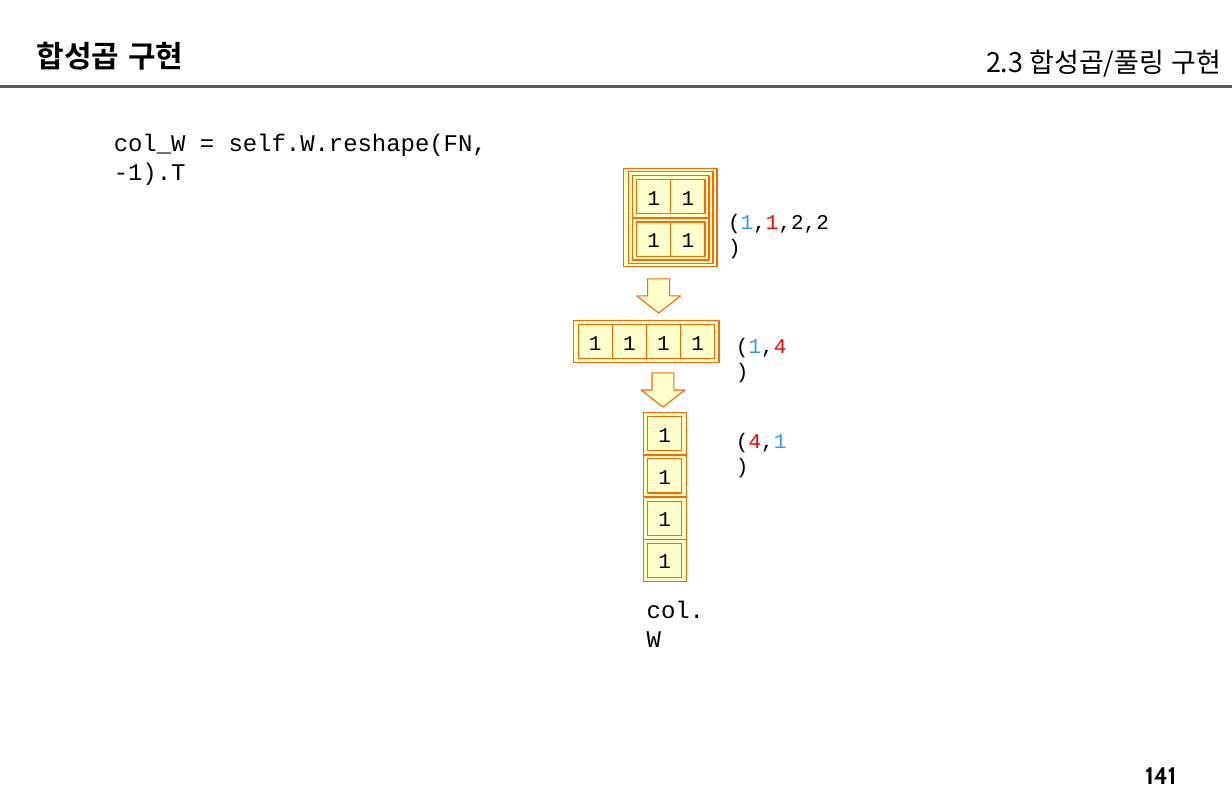
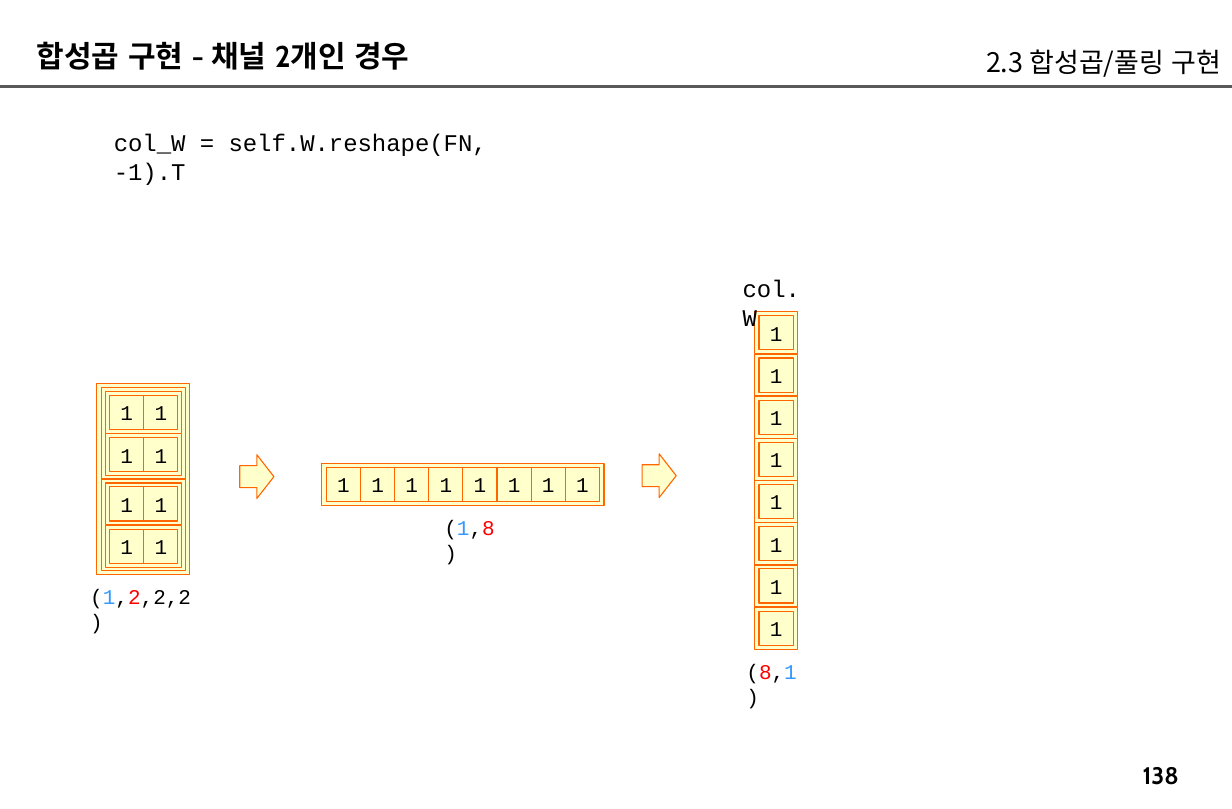
Before and after one commit to imguru-mooc/AI_CNN, a slide deck: slide 138 of CNN_판서.pptx (slide 141 before the commit). Drawn at 1232x809 pixels with LibreOffice and Linux fonts; fonts in the diff are those of the drawing. Boxes give left, top, right and bottom in pixels: in the first picture for what was removed or moved away, otherwise in the second. Text is boxed around its words. In the diff, an @@ line names an element or a change of style, - is before the commit and + after.

```diff
--- a/CNN_판서.pptx
+++ b/CNN_판서.pptx
@@ text at [37, 41, 409, 70]: text changed @@
-합성곱 구현
+합성곱 구현 - 채널 2개인 경우
@@ text "col.W" rewrapped from [647, 601, 704, 647] to [743, 279, 800, 333] @@
@@ rectangle: place and size @@
-rectangle at [624, 168, 716, 266]
+rectangle at [97, 384, 190, 575]
@@ rectangle "1": place and size @@
-rectangle "1" at [671, 180, 706, 215]
+rectangle "1" at [143, 396, 178, 430]
@@ 8 rectangles: place and size @@
-8 rectangles at [643, 413, 686, 581]
+8 rectangles at [754, 312, 797, 481]
@@ 5 rectangles: place and size @@
-5 rectangles at [628, 172, 713, 263]
+5 rectangles at [101, 387, 187, 479]
@@ rectangle "1": place and size @@
-rectangle "1" at [671, 222, 706, 257]
+rectangle "1" at [143, 438, 178, 473]
@@ rectangle added at [101, 479, 187, 571], fill #FFFFCC, outline #FF6600 0.75 pt @@
@@ down arrow at [240, 455, 275, 499]: rotation 0 to 270 degrees @@
@@ rectangle: place and size @@
-rectangle at [574, 320, 720, 362]
+rectangle at [321, 464, 603, 506]
@@ 3 rectangles: place and size @@
-3 rectangles at [578, 325, 681, 359]
+3 rectangles at [327, 467, 429, 502]
@@ rectangle "1": place and size @@
-rectangle "1" at [681, 325, 715, 359]
+rectangle "1" at [428, 467, 463, 502]
@@ group added at [463, 467, 600, 502]: 4 rectangles @@
+1
+1
+1
+1
@@ down arrow at [642, 454, 677, 498]: rotation 0 to 270 degrees @@
@@ rectangle added at [105, 483, 181, 525], fill #FFFFCC, outline #FF6600 0.75 pt @@
@@ rectangle added at [110, 487, 145, 521], fill #FFFFCC, outline #FF6600 0.75 pt, 14 pt, text #000000 @@
+1
@@ rectangle added at [143, 487, 178, 521], fill #FFFFCC, outline #FF6600 0.75 pt, 14 pt, text #000000 @@
+1
@@ rectangle added at [105, 525, 181, 567], fill #FFFFCC, outline #FF6600 0.75 pt @@
@@ rectangle added at [110, 530, 145, 564], fill #FFFFCC, outline #FF6600 0.75 pt, 14 pt, text #000000 @@
+1
@@ rectangle added at [143, 530, 178, 564], fill #FFFFCC, outline #FF6600 0.75 pt, 14 pt, text #000000 @@
+1
@@ text at [444, 520, 494, 540]: text changed @@
-(1,4)
+(1,8)
@@ text at [90, 589, 191, 609]: text changed @@
-(1,1,2,2)
+(1,2,2,2)
@@ group added at [754, 481, 797, 649]: 8 rectangles @@
+1
+1
+1
+1
@@ text at [746, 664, 796, 684]: text changed @@
-(4,1)
+(8,1)
@@ page number at [1143, 767, 1179, 785]: text changed @@
-141
+138
```
Also in this commit, not shown: 44 other slides changed, 24 slides added, 9 slides removed, 1 other file.
